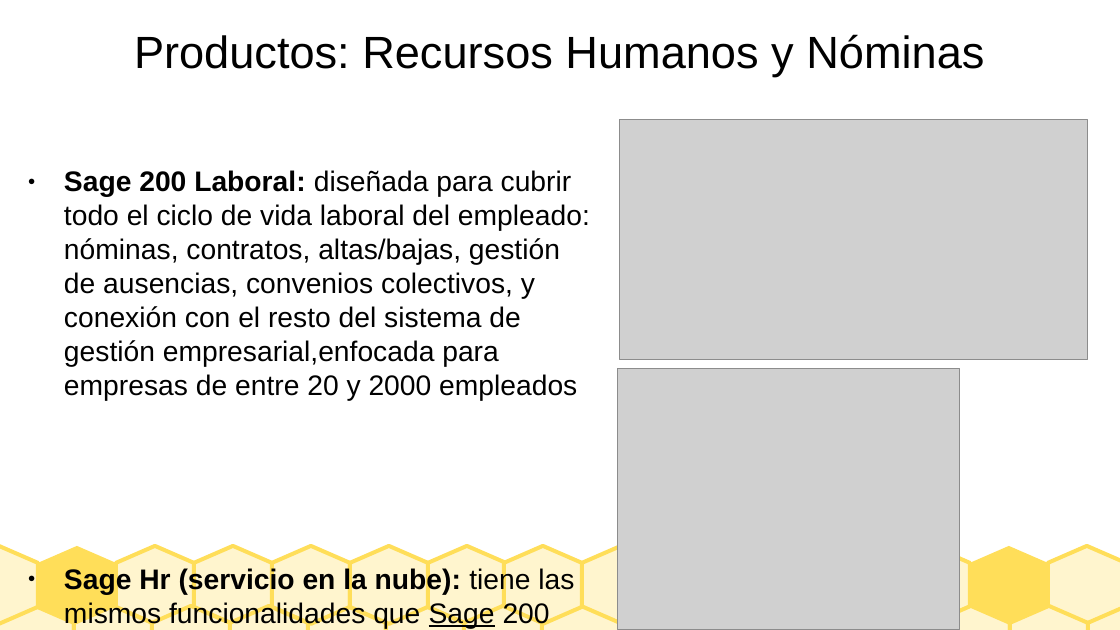
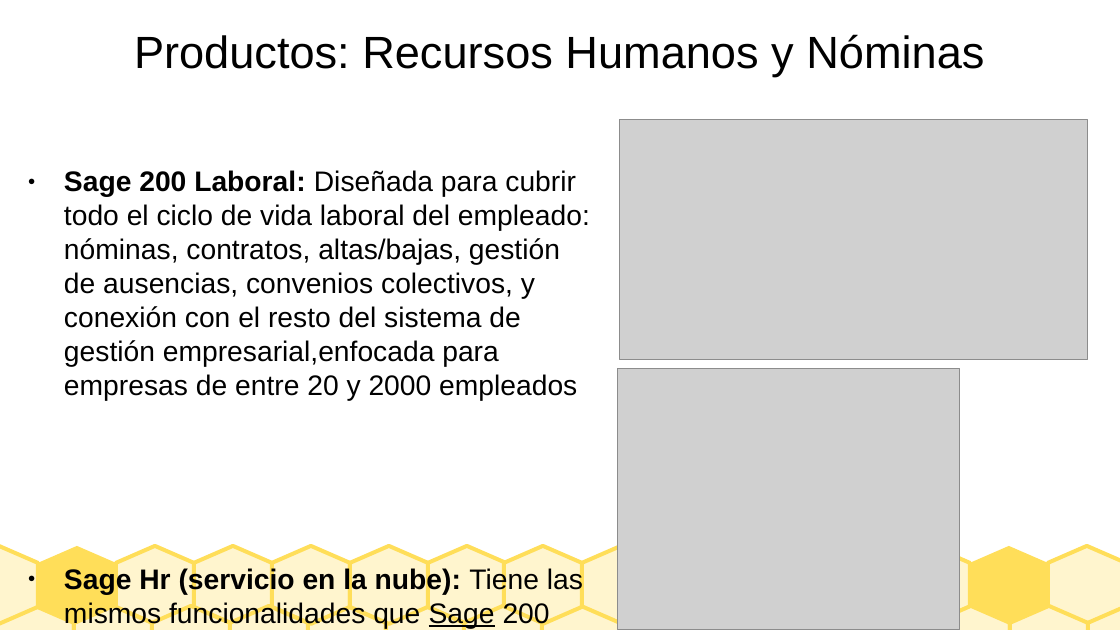
Before and after one commit to Borja-68/asignaturas, a slide deck: slide 8 of sistemas empresa/Presentacion_SAGE.odp. Drawn at 1120x630 pixels with LibreOffice and Linux fonts; fonts in the diff are those of the drawing; grey boxes stand for pictures. Boxes give left, top, right and bottom in pixels: in the first picture for what was removed or moved away, otherwise in the second. Text is boxed around its words. In the diff, an @@ line names an element or a change of style, - is before the commit and + after.

```diff
--- a/sistemas empresa/Presentacion_SAGE.odp
+++ b/sistemas empresa/Presentacion_SAGE.odp
@@ text at <box>64,170,590,629</box>: text changed @@
-● Sage 200 Laboral: diseñada para cubrir todo el ciclo de vida laboral del empleado: nóminas, contratos, altas/bajas, gestión de ausencias, convenios colectivos, y conexión con el resto del sistema de gestión empresarial,enfocada para empresas de entre 20 y 2000 empleados
-● Sage Hr (servicio en la nube): tiene las mismos funcionalidades que Sage 200 laboral pero en la nube
+● Sage 200 Laboral: Diseñada para cubrir todo el ciclo de vida laboral del empleado: nóminas, contratos, altas/bajas, gestión de ausencias, convenios colectivos, y conexión con el resto del sistema de gestión empresarial,enfocada para empresas de entre 20 y 2000 empleados
+● Sage Hr (servicio en la nube): Tiene las mismos funcionalidades que Sage 200 laboral pero en la nube
```
Also in this commit, not shown: 9 other slides changed, 1 other file.
